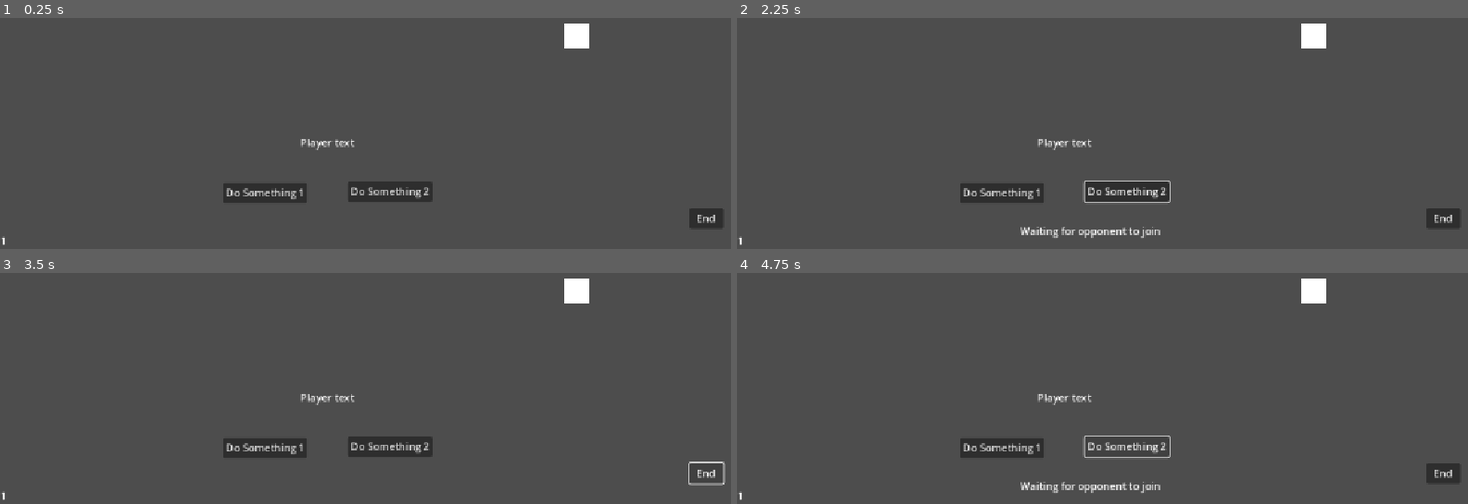
Above: before the commit, frames 1-4 (two rows, left to right).
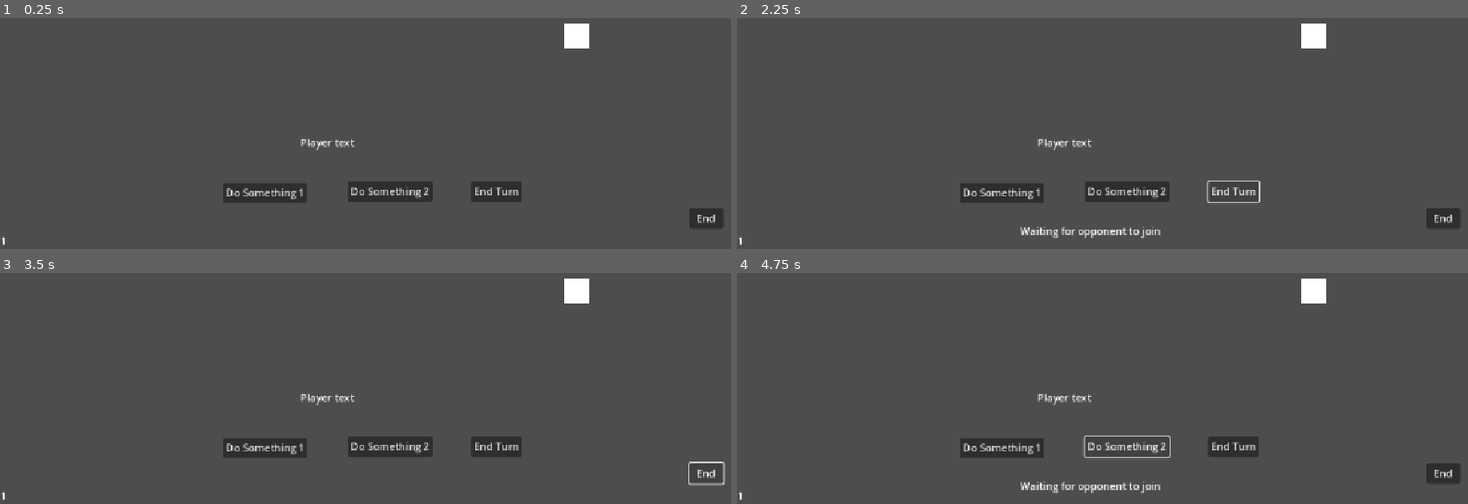
Above: after the commit, the same moments.

Repository: JoeyGiordano/JGZGodotGameTemplate
Game: Godot game, scene res://game/player_field.tscn
Two runs of this game, one before a commit and one after it. Both use one fixed random seed, a clock stepped at 60 frames per second and the inputs below. This scene is started directly instead of the project's main scene.
Inputs (mouse positions are in pixels of both pictures, inside the frame that each line leads up to):
- Up to frame 1 (0.25 s): no input
- Up to frame 2 (2.25 s): click "Do Something 1" at 0.5 s; click "Do Something 2" at 1.25 s; click (1234, 191) at 2 s, where only the run after the commit has a clickable "End Turn"
- Up to frame 3 (3.5 s): click "End" at 2.75 s
- Up to frame 4 (4.75 s): click "Do Something 1" at 3.5 s; click "Do Something 2" at 4.25 s

The runs differ from the first frame. In frame 1, 0.6% of the frame differs, in the area x 64-72%, y 70-80%; in frame 2, 0.3%; in frame 3, 0.6%; in frame 4, 0.6%.
Error before the commit: Invalid call. Nonexistent function 'destroy_opponent_scene' in base 'Nil'. (res://game/player_field_1.gd:47)
Error after the commit: Invalid call. Nonexistent function 'destroy_opponent_scene' in base 'Nil'. (res://game/player_field_1.gd:56)

Commit message:
First Additions

Diff:
--- a/game/player_field.tscn
+++ b/game/player_field.tscn
@@ -53,3 +53,17 @@
 [node name="Timer" type="Timer" parent="MessageLabel"]
 wait_time = 1.2
 one_shot = true
+
+[node name="EndTurnButton" type="Button" parent="."]
+offset_left = 732.0
+offset_top = 542.0
+offset_right = 810.0
+offset_bottom = 573.0
+text = "End Turn"
+
+[node name="CountLabel" type="Label" parent="."]
+offset_left = 879.0
+offset_top = 306.0
+offset_right = 912.0
+offset_bottom = 329.0
+text = "0"
--- a/game/player_field_1.gd
+++ b/game/player_field_1.gd
@@ -4,16 +4,21 @@
 @onready var label : Label = $Label
 @onready var message : Label = $MessageLabel
 @onready var rect : ColorRect = $ColorRect
+@onready var count_label : Label = $CountLabel
 @onready var button1 : Button = $Button
 @onready var button2 : Button = $Button2
+@onready var end_turn_button : Button = $EndTurnButton
 @onready var leave_button : Button = $LeaveButton
 
 func _ready():
 	button1.connect("button_down", _on_button1_pressed)
 	button2.connect("button_down", _on_button2_pressed)
+	end_turn_button.connect("button_down", _on_end_turn_button_pressed)
 	leave_button.connect("button_down", _on_leave_button_pressed)
 	$IDLabel.text = str(multiplayer.get_unique_id())
 	if multiplayer.get_unique_id() == 1 : leave_button.text = "End"
+
+## Signal response
 
 func _on_button1_pressed() :
 	if waiting_for_opponent() : return
@@ -31,11 +36,15 @@
 	if waiting_for_opponent() : return
 	var rand_color = get_random_color()
 	rect.color = rand_color
+	count_label.text = str(int(count_label.text)+1)
 	rpc("_on_button2_pressed_for_peer", rand_color)
 
 @rpc("any_peer")
 func _on_button2_pressed_for_peer(color : Color) :
 	rect.color = color
+
+func _on_end_turn_button_pressed() :
+	pass
 
 func _on_leave_button_pressed() :
 	#if multiplayer.get_unique_id() == 1 : #host end button pressed
@@ -46,6 +55,8 @@
 
 	GameContainer.GC.destroy_opponent_scene()
 	GameContainer.GC.switch_to_scene("main_menu")
+
+## Resource
 
 func get_random_color() -> Color:
 	var hue = randf_range(0.0, 1.0)
